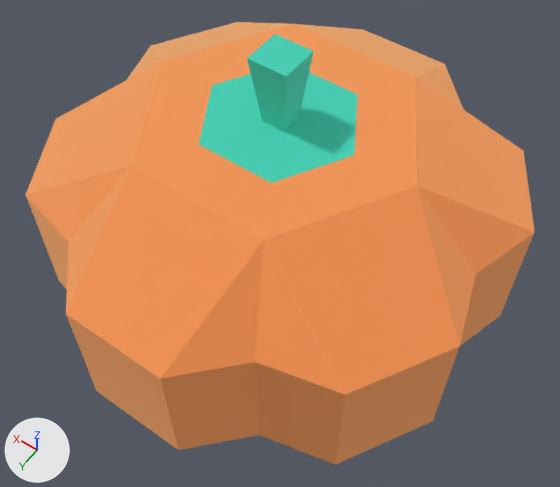
Renders of the glTF model public/models/nf2/nature/crop_pumpkin.glb from each side of a commit.
Camera for both pictures: a 50 mm camera at (-0.287, 0.402, 0.674) aimed at (-0.021, 0.03, 0.089). Every picture has the same lights, and +X, +Y and +Z are marked at lower left. The older version comes first. Where no turn or scale is listed for an object, it has been applied to the vertices.

Objects in the first picture: 'crop_pumpkin'.
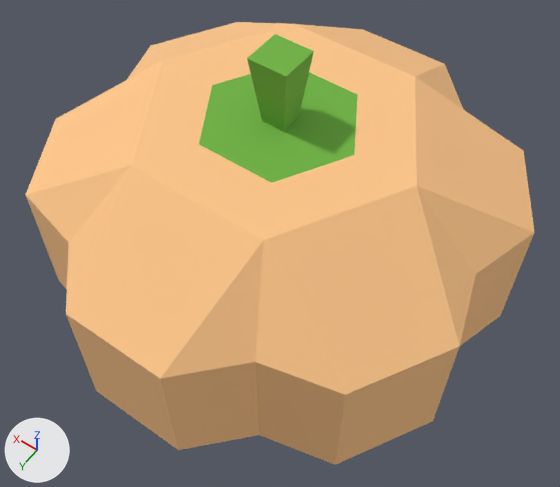
Where the change shows, as pixel boxes (x1, y1, x2, y2) in the pictures (560 x 487 px):
'crop_pumpkin', surface changed, recoloured
    both: (26, 22, 535, 465)

The edits, one by one:
In material 'leafsFall' (mat_leafsfall), metallic goes from 1.0 to 0.0.
In material 'grass' (mat_grass), metallic goes from 1.0 to 0.0.
Material 'grass' (mat_grass) changes colour from cyan #73eddd to green #6fb340; in linear values from (0.173, 0.847, 0.722) to (0.159, 0.451, 0.0513).
Object 'tmpParent' (ob_tmpparent) is deleted.
